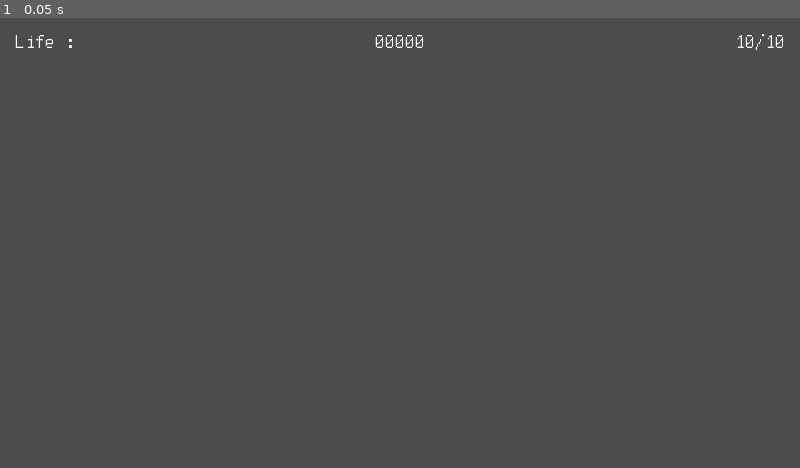
Above: before the commit, frame 1.
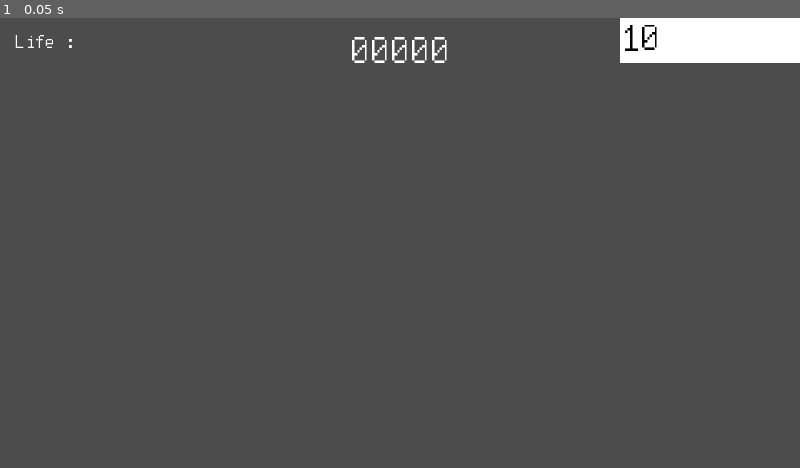
Above: after the commit, the same moment.

Repository: MauroV27/gmtk22
Game: Godot game, scene res://Player/PlayerHUD.tscn
Same seed, same stepped clock (60 frames per second), same inputs: the game is played once before the commit and once after it. This scene is started directly instead of the project's main scene.
Inputs:
- Up to frame 1 (0.05 s): no input

The runs differ from the first frame. In frame 1, 2.6% of the frame differs, in the area x 44-100%, y 0-10%.

Commit message:
Changed player bullet hud. Show next bullets.

Diff:
--- a/Player/Player.gd
+++ b/Player/Player.gd
@@ -11,6 +11,12 @@
 var _bullets : int = 0
 var _bullet_type : int
 var _is_vunerable : bool = true
+
+# Implement a stack estructury for control bullets
+# id of objetcts
+var _bullet_stack = [
+	0, 1, 2
+]
 
 var scores : int = 0
 var _life : int = 12
@@ -30,7 +36,7 @@
 			create_bullet()
 			$Shooting.play()
 			_bullets -= 1
-			hud.update_bullets(_bullets)
+			hud.update_bullets(_bullets, _bullet_type, _bullet_stack)
 
 			_can_shoot = false
 			timer.start()
@@ -88,12 +94,25 @@
 
 
 func _reload_gun() -> void:
-	_bullets = randi() % 4 + 4
+	_bullets = randi() % 6 + 4
 
-	_bullet_type = randi() % Global.object_types.size()
+	_bullet_type = _bullet_stack[0]
+	_change_bullet_stack()
 	get_node("BulletTypePreview").modulate = Global.object_types[_bullet_type][1]
 
-	hud.update_bullets(_bullets)
+	hud.update_bullets(_bullets, _bullet_type, _bullet_stack)
+
+
+func _change_bullet_stack() -> void:
+	var _temp_stack = [0, 1, 2]
+
+	_temp_stack[0] = _bullet_stack[1]
+	_temp_stack[1] = _bullet_stack[2]
+
+	_temp_stack[2] = randi() % Global.object_types.size()
+
+	_bullet_stack = _temp_stack
+
 
 func create_bullet() -> void:
 	emit_signal("create_bullet", get_node("Sprite2").rotation+4, _bullet_type)
--- a/Player/PlayerHUD.gd
+++ b/Player/PlayerHUD.gd
@@ -2,7 +2,7 @@
 
 onready var label_life = $Control/Life
 onready var label_scores = $Control/Scores
-onready var label_bullets = $Control/Bullets
+onready var label_bullets = $Control/BulletManager/Square1/Bullets
 
 func update_life(life:int) -> void:
 	label_life.text = "life: " + str(life)
@@ -12,5 +12,10 @@
 	label_scores.text = str(scores)
 
 
-func update_bullets(bullets:int) -> void:
+func update_bullets(bullets:int, currently_bullet_id:int, stack:Array) -> void:
 	label_bullets.text = str(bullets)
+
+	get_node("Control/BulletManager/Square1").color = Global.object_types[currently_bullet_id][1]
+	get_node("Control/BulletManager/Square2").color = Global.object_types[stack[0]][1]
+	get_node("Control/BulletManager/Square3").color = Global.object_types[stack[1]][1]
+	get_node("Control/BulletManager/Square4").color = Global.object_types[stack[2]][1]
--- a/Player/PlayerHUD.tscn
+++ b/Player/PlayerHUD.tscn
@@ -7,9 +7,11 @@
 font_data = ExtResource( 1 )
 
 [sub_resource type="DynamicFont" id=2]
+size = 32
 font_data = ExtResource( 1 )
 
 [sub_resource type="DynamicFont" id=3]
+size = 32
 font_data = ExtResource( 1 )
 
 [node name="PlayerHUD" type="CanvasLayer"]
@@ -48,17 +50,53 @@
 "_edit_use_anchors_": false
 }
 
-[node name="Bullets" type="Label" parent="Control"]
+[node name="BulletManager" type="HBoxContainer" parent="Control"]
 anchor_left = 1.0
 anchor_right = 1.0
-margin_left = -52.0
-margin_top = 12.0
-margin_right = -12.0
-margin_bottom = 28.0
-grow_horizontal = 0
-custom_fonts/font = SubResource( 3 )
-text = "10/10"
-align = 1
+margin_left = -144.0
+margin_bottom = 36.0
+custom_constants/separation = 0
 __meta__ = {
 "_edit_use_anchors_": false
 }
+
+[node name="Square1" type="ColorRect" parent="Control/BulletManager"]
+show_behind_parent = true
+margin_right = 36.0
+margin_bottom = 36.0
+rect_min_size = Vector2( 36, 36 )
+__meta__ = {
+"_edit_use_anchors_": false
+}
+
+[node name="Bullets" type="Label" parent="Control/BulletManager/Square1"]
+margin_top = 2.0
+margin_right = 32.0
+margin_bottom = 34.0
+grow_horizontal = 0
+custom_colors/font_color = Color( 0, 0, 0, 1 )
+custom_fonts/font = SubResource( 3 )
+text = "10"
+align = 1
+valign = 1
+__meta__ = {
+"_edit_use_anchors_": false
+}
+
+[node name="Square2" type="ColorRect" parent="Control/BulletManager"]
+margin_left = 36.0
+margin_right = 72.0
+margin_bottom = 36.0
+rect_min_size = Vector2( 36, 36 )
+
+[node name="Square3" type="ColorRect" parent="Control/BulletManager"]
+margin_left = 72.0
+margin_right = 108.0
+margin_bottom = 36.0
+rect_min_size = Vector2( 36, 36 )
+
+[node name="Square4" type="ColorRect" parent="Control/BulletManager"]
+margin_left = 108.0
+margin_right = 144.0
+margin_bottom = 36.0
+rect_min_size = Vector2( 36, 36 )
